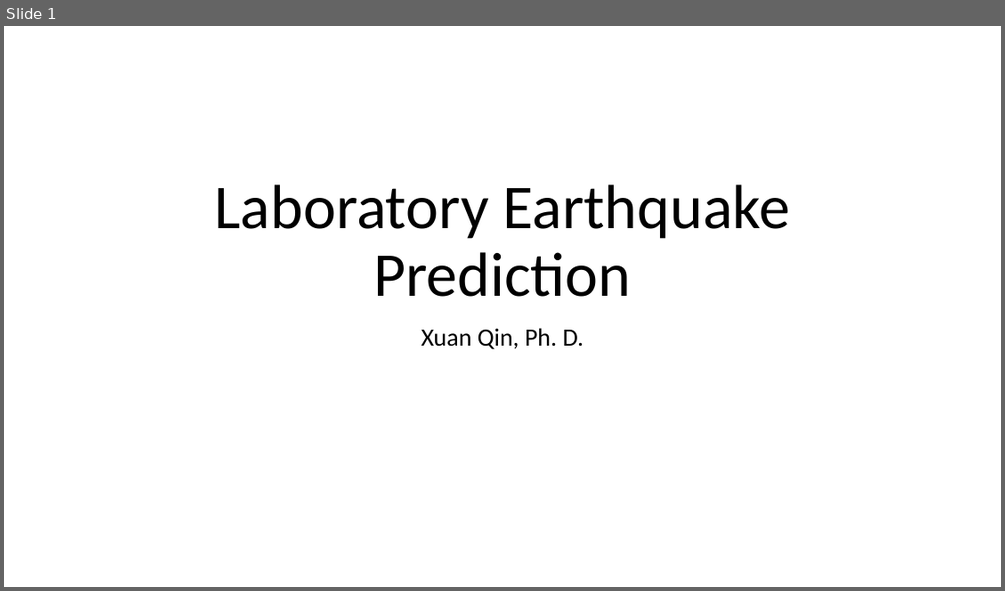
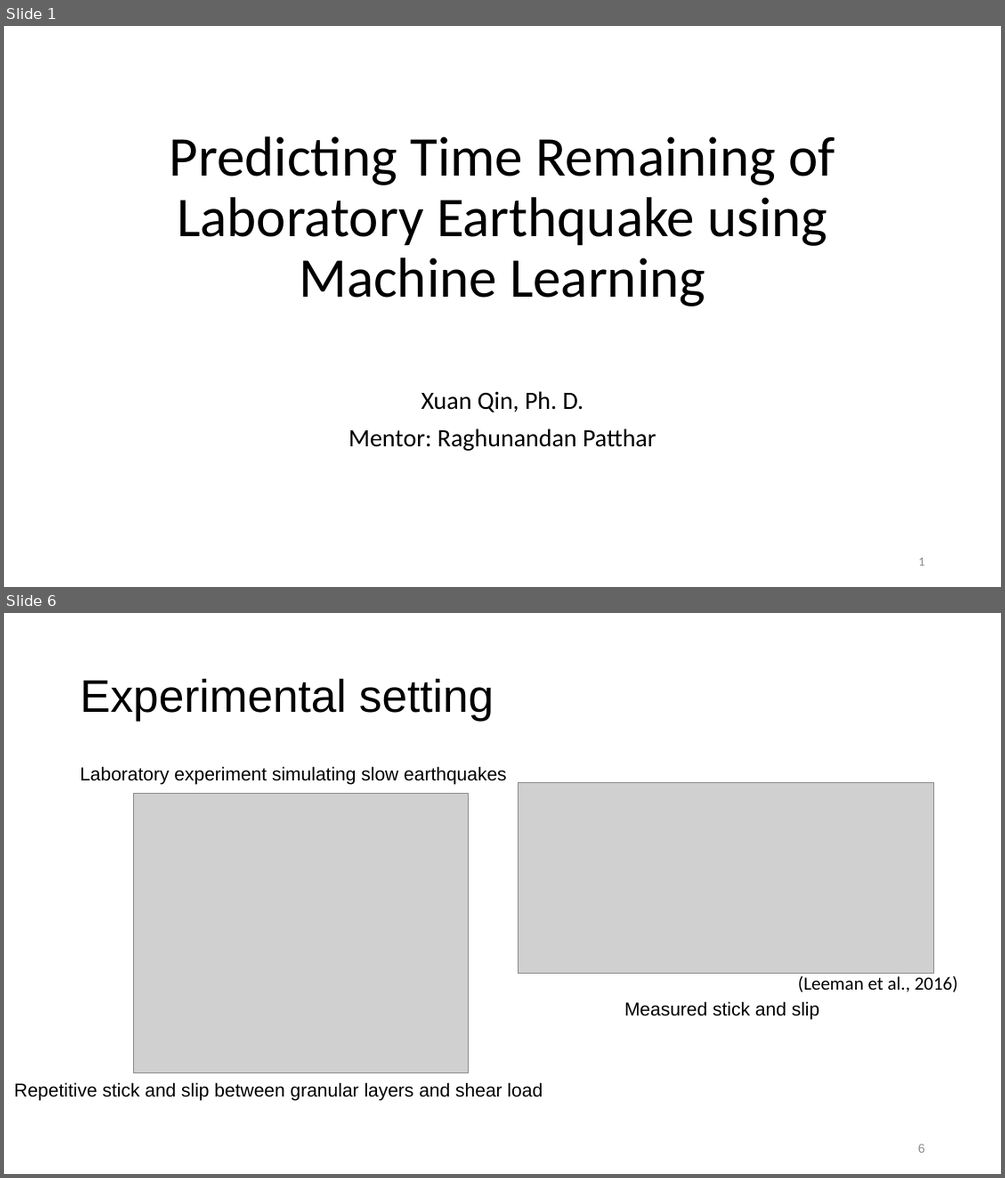
Before and after one commit to qq7933086/Laboratory_earthquake_time_prediction, a slide deck: Capstone_presentation_Laboratory Earthquake Prediction.pptx. Shown one above the other, each under a label of ours: slide 1 before the commit, slides 1 and 6 after it; the slides between them are not shown. The pictures are 1005x591 and 1005x1178 pixels, drawn with LibreOffice and Linux fonts; fonts in the diff are those of the drawing; grey boxes stand for pictures. Boxes give left, top, right and bottom in pixels: in the first picture for what was removed or moved away, otherwise in the second. Text is boxed around its words. In the diff, an @@ line names an element or a change of style, - is before the commit and + after.

```diff
--- a/Capstone_presentation_Laboratory Earthquake Prediction.pptx
+++ b/Capstone_presentation_Laboratory Earthquake Prediction.pptx
@@ slide 6 added at [4, 613, 1001, 1174], background #FFFFFF @@
@@ title added at [80, 678, 494, 721], 44 pt, text #000000 @@
+Experimental setting
@@ text added at [80, 766, 507, 784], 18 pt, text #000000 @@
+Laboratory experiment simulating slow earthquakes
@@ picture added at [134, 793, 469, 1072] @@
@@ picture added at [518, 783, 933, 973] @@
@@ text added at [798, 976, 958, 992], 18 pt, text #000000 @@
+(Leeman et al., 2016)
@@ text added at [624, 1001, 819, 1020], 18 pt, text #000000 @@
+Measured stick and slip
@@ text added at [14, 1082, 542, 1101], 18 pt, text #000000 @@
+Repetitive stick and slip between granular layers and shear load
@@ page number added at [918, 1143, 925, 1152], 12 pt, text #8C8C8C @@
+6
@@ slide 1 changed as well @@
@@ title at [170, 136, 834, 306]: text changed; size 60 to 54 pt @@
-Laboratory Earthquake Prediction
+Predicting Time Remaining of Laboratory Earthquake using Machine Learning
@@ subtitle "Xuan Qin, Ph. D." at [348, 391, 656, 451]: vertical alignment top to bottom @@
@@ subtitle at [348, 428, 656, 451]: paragraph added @@
+Mentor: Raghunandan Patthar
@@ page number added at [918, 557, 924, 565], 12 pt, text #8C8C8C @@
+1
```
Also in this commit, not shown: 17 other slides added.
